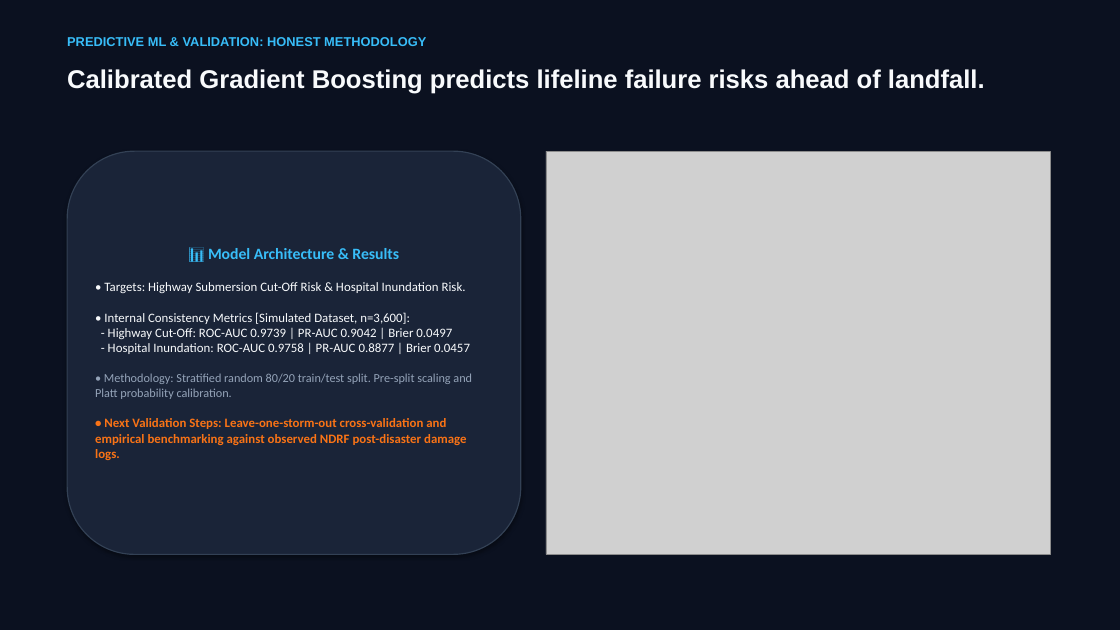
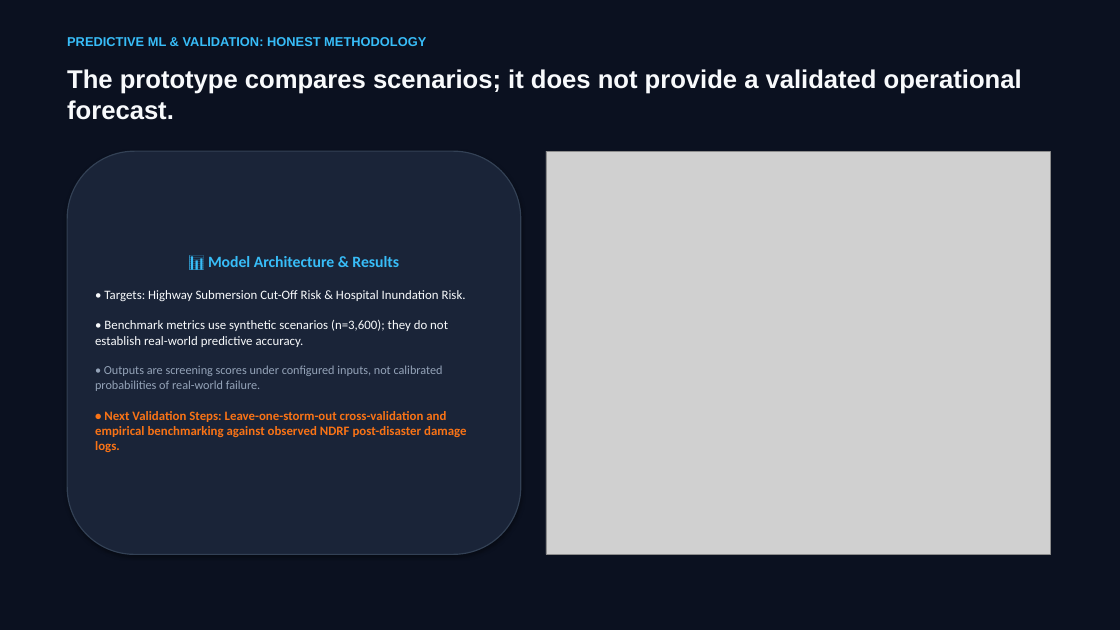
Before and after one commit to itsme-sherlock/CycloneShield, a slide deck: slide 7 of cycloneshield/CycloneShield_Pitch_Deck.pptx. Drawn at 1120x630 pixels with LibreOffice and Linux fonts; fonts in the diff are those of the drawing; grey boxes stand for pictures. Boxes give left, top, right and bottom in pixels: in the first picture for what was removed or moved away, otherwise in the second. Text is boxed around its words. In the diff, an @@ line names an element or a change of style, - is before the commit and + after.

```diff
--- a/cycloneshield/CycloneShield_Pitch_Deck.pptx
+++ b/cycloneshield/CycloneShield_Pitch_Deck.pptx
@@ text at (x1=67, y1=69, x2=1022, y2=120): text changed @@
-Calibrated Gradient Boosting predicts lifeline failure risks ahead of landfall.
+The prototype compares scenarios; it does not provide a validated operational forecast.
@@ text in rounded rectangle at (x1=95, y1=320, x2=448, y2=391): text changed @@
-• Internal Consistency Metrics [Simulated Dataset, n=3,600]:
-- Highway Cut-Off: ROC-AUC 0.9739 | PR-AUC 0.9042 | Brier 0.0497
-- Hospital Inundation: ROC-AUC 0.9758 | PR-AUC 0.8877 | Brier 0.0457
-• Methodology: Stratified random 80/20 train/test split. Pre-split scaling and Platt probability calibration.
+• Benchmark metrics use synthetic scenarios (n=3,600); they do not establish real-world predictive accuracy.
+• Outputs are screening scores under configured inputs, not calibrated probabilities of real-world failure.
```
Also in this commit, not shown: 9 other slides changed, 1 slide added, 1 slide removed, 13 other files.
